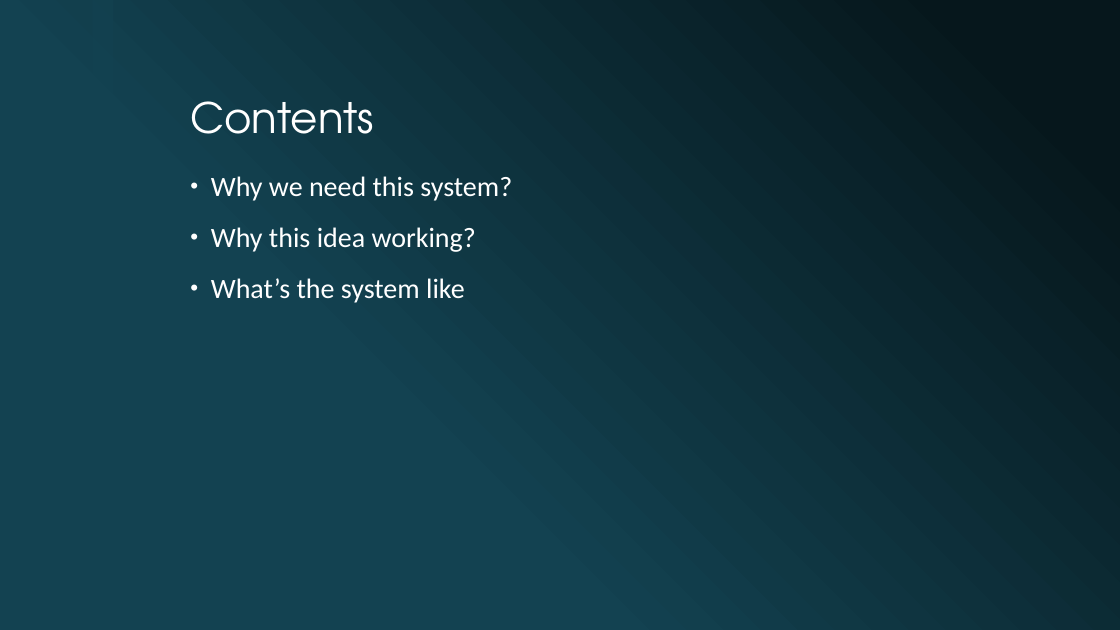
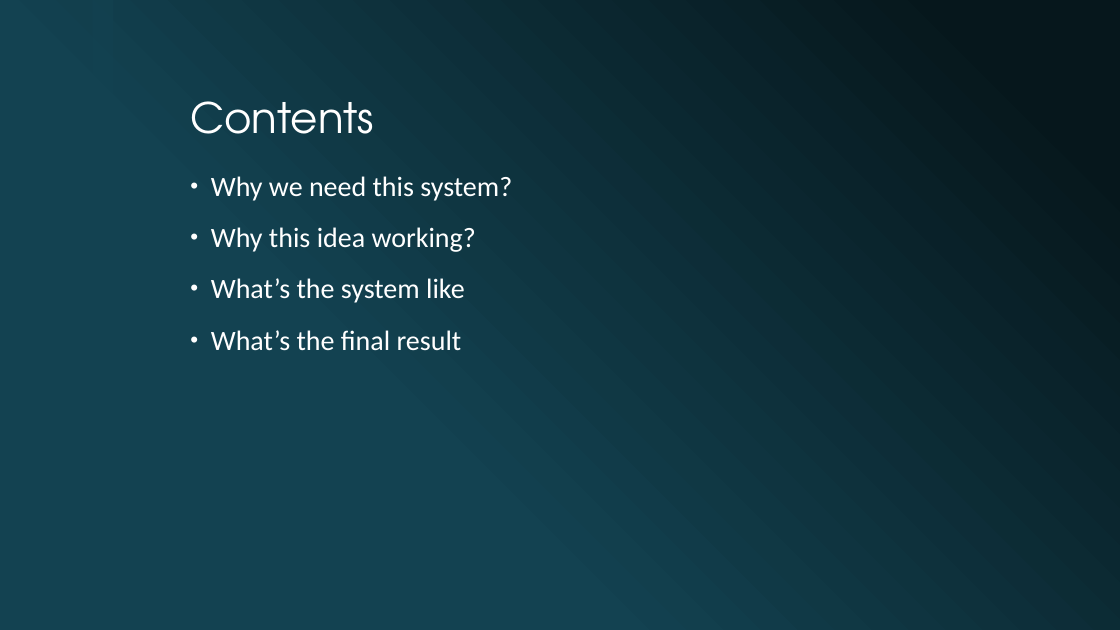
Before and after one commit to zht1hao/518-project, a slide deck: slide 2 of 518 project presentation.pptx. Drawn at 1120x630 pixels with LibreOffice and Linux fonts; fonts in the diff are those of the drawing; background and template pictures are left out. Boxes give left, top, right and bottom in pixels: in the first picture for what was removed or moved away, otherwise in the second. Text is boxed around its words. In the diff, an @@ line names an element or a change of style, - is before the commit and + after.

```diff
--- a/518 project presentation.pptx
+++ b/518 project presentation.pptx
@@ text at (211, 330, 462, 351): paragraph added @@
+• What’s the final result
```
Also in this commit, not shown: 1 slide added.
